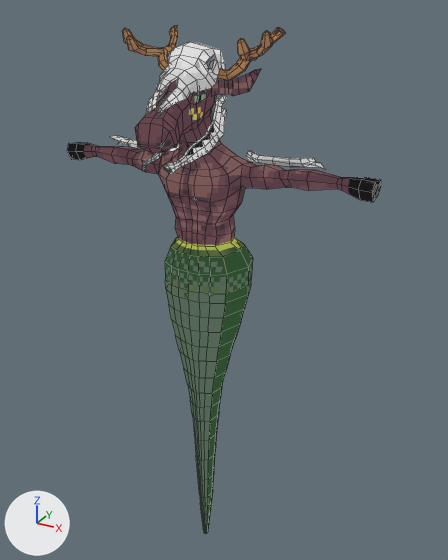
One commit to the Blender file Assets/Art/3D_models/mooseMan_01.blend: the scene before it, then after it.
Before and after are seen from a 50 mm camera at (3.5, -5.85, 3.77) aimed at (0.18, 0.18, 0.76). Lighting does not change. The marker at lower left points along +X, +Y and +Z. Mesh edges are drawn as thin lines.

In view in the first picture: 'moose'.
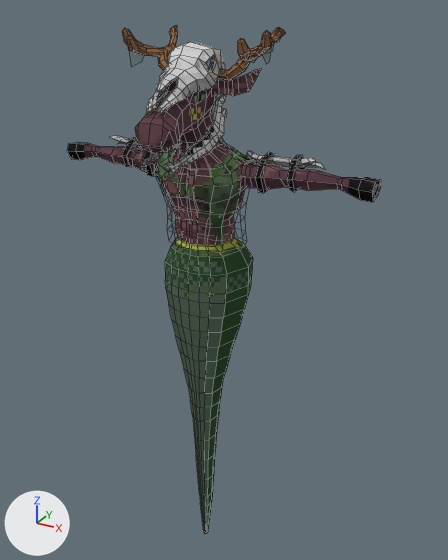
Edits to the bpy script that builds the scene:
```text
Add img_transparent:
    img_transparent = load_image('transparent', '../Textures/mooseMan_transparent.png', 256, 256, 'Non-Color')
Change mat_mooset_mat:
    remove # nodes: Emission, OutputMaterial, TexImage
    nodes: BsdfPrincipled, BsdfTransparent, MixShader, OutputMaterial, TexImage x2
    uses the picture img_transparent
Change me_cube:
    used by ob_moose; location = (0.0, 0.0, 0.0)
    remove me_cube.from_pydata(...)  # 1513 vertices, 1479 faces; spans x -1.94..1.94, y -0.99..0.58, z -3.19..3.58
    add me_cube.from_pydata(...)  # 1714 vertices, 1624 faces; spans x -1.94..1.94, y -0.99..0.58, z -3.19..3.58
    me_cube part 1: a new loose piece of 126 vertices spanning x -0.58..0.58, y -0.35..0.37, z 1.26..2.48, in mat_mooset_mat
    me_cube part 2
    65 vertices are added at x -1.08..1.1, y -0.69..0.42, z 1.96..3.37
    32 new faces join them
```

Where the change shows, as pixel boxes (x1, y1, x2, y2) in the pictures (448 x 560 px):
'moose', surface changed, reshaped
    both: (67, 26, 381, 534)
part 1 of me_cube, added
    after: (154, 144, 250, 247)
part 2 of me_cube, added (black)
    after: (122, 137, 305, 193)
